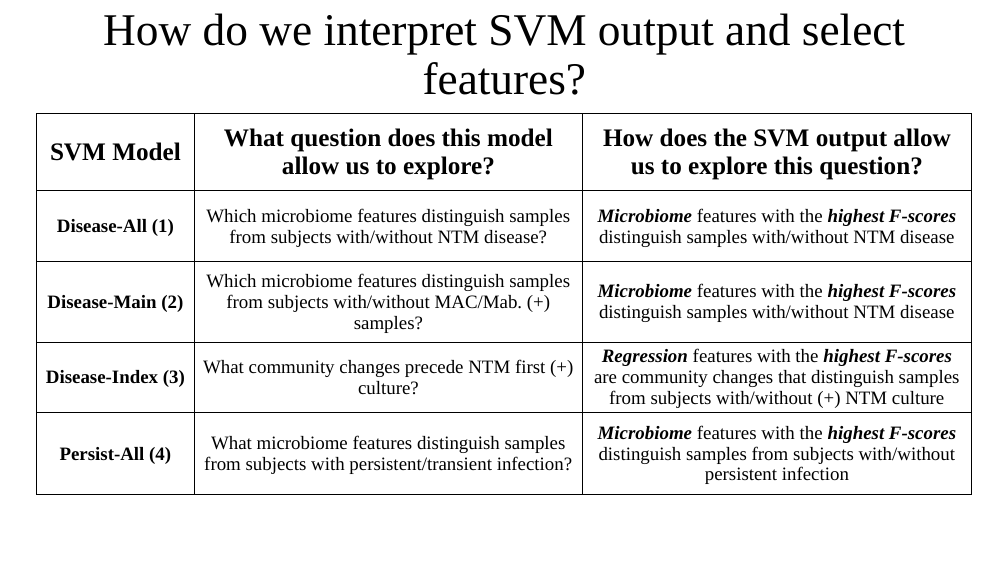
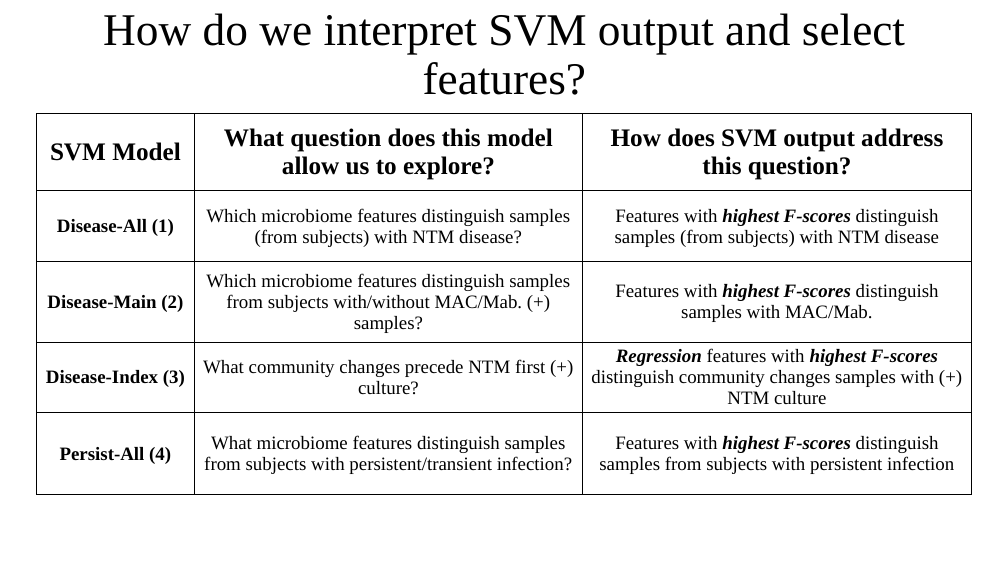
Before and after one commit to um-cf-microbiome/ml4cf, a slide deck: slide 4 of figures/src_files/NTM_Update_3_12_18.pptx (slide 5 before the commit). Drawn at 1008x567 pixels with LibreOffice and Linux fonts; fonts in the diff are those of the drawing. Boxes give left, top, right and bottom in pixels: in the first picture for what was removed or moved away, otherwise in the second. Text is boxed around its words. In the diff, an @@ line names an element or a change of style, - is before the commit and + after.

```diff
--- a/figures/src_files/NTM_Update_3_12_18.pptx
+++ b/figures/src_files/NTM_Update_3_12_18.pptx
@@ table at (37, 114, 972, 501) @@
-row 1, column 3: How does the SVM output allow us to explore this question?
+row 1, column 3: How does SVM output address this question?
-row 2, column 2: Which microbiome features distinguish samples from subjects with/without NTM disease?
+row 2, column 2: Which microbiome features distinguish samples (from subjects) with NTM disease?
-row 2, column 3: Microbiome features with the highest F-scores distinguish samples with/without NTM disease
+row 2, column 3: Features with highest F-scores distinguish samples (from subjects) with NTM disease
-row 3, column 3: Microbiome features with the highest F-scores distinguish samples with/without NTM disease
+row 3, column 3: Features with highest F-scores distinguish samples with MAC/Mab.
-row 4, column 3: Regression features with the highest F-scores are community changes that distinguish samples from subjects with/without (+) NTM culture
+row 4, column 3: Regression features with highest F-scores distinguish community changes samples with (+) NTM culture
-row 5, column 3: Microbiome features with the highest F-scores distinguish samples from subjects with/without persistent infection
+row 5, column 3: Features with highest F-scores distinguish samples from subjects with persistent infection
```
Also in this commit, not shown: 5 other slides changed, 1 slide removed, 15 other files.
